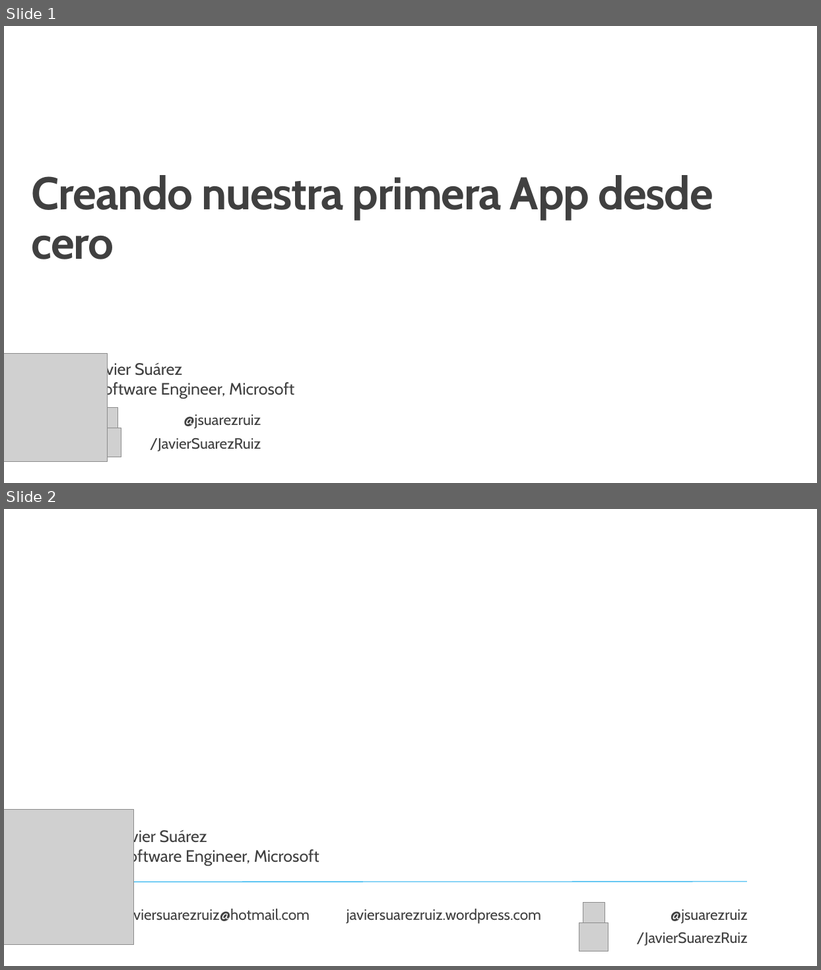
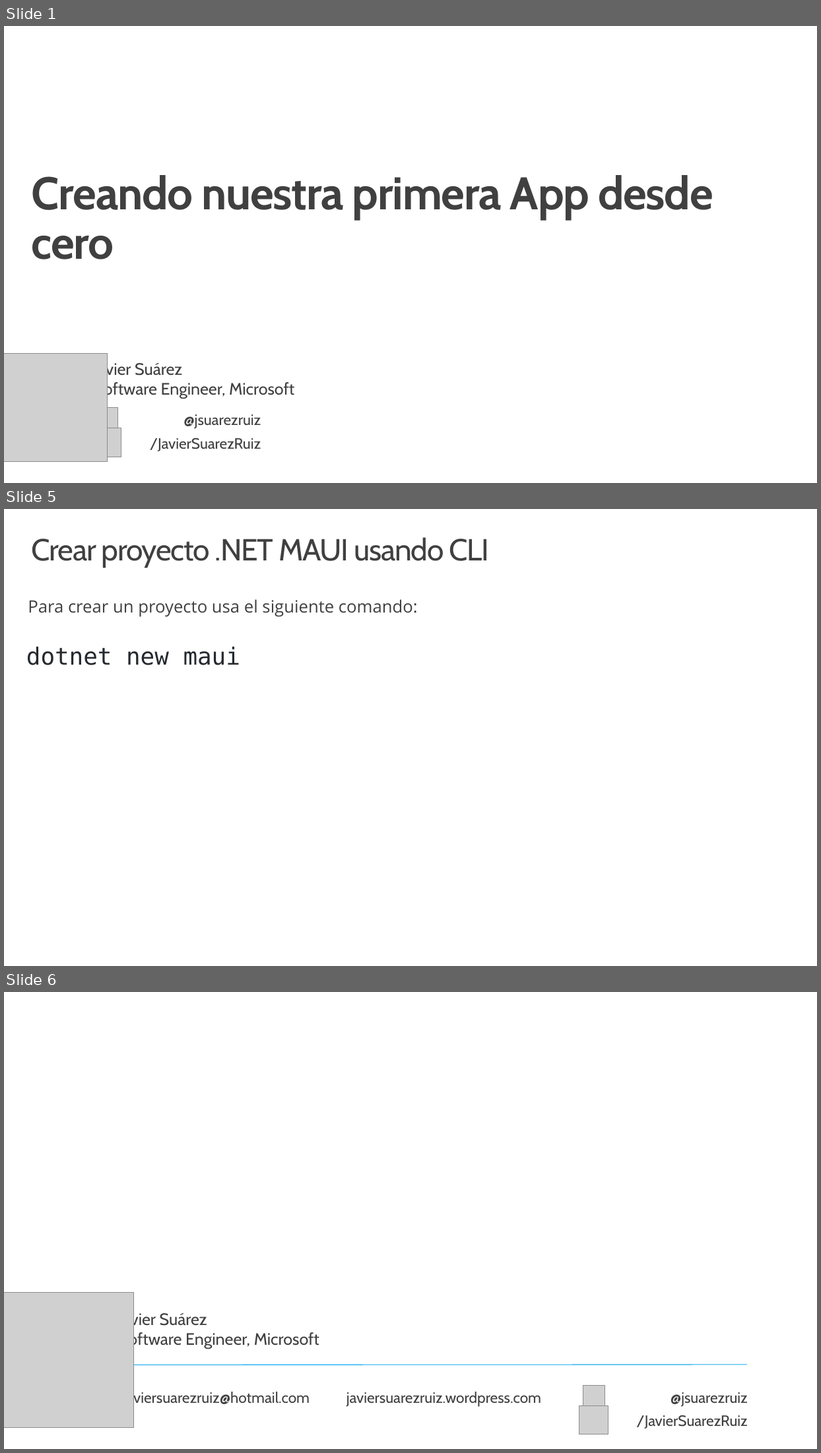
Before and after one commit to jsuarezruiz/taller-dotnet-maui, a slide deck: Bloque 2 - Instalación/Taller8 - Creando una App desde cero.pptx. Shown one above the other, each under a label of ours: slides 1 and 2 before the commit, slides 1, 5 and 6 after it; the slides between them are not shown. The pictures are 821x970 and 821x1453 pixels, drawn with LibreOffice and Linux fonts; fonts in the diff are those of the drawing; grey boxes stand for pictures; background and template pictures are left out. Boxes give left, top, right and bottom in pixels: in the first picture for what was removed or moved away, otherwise in the second. Text is boxed around its words. In the diff, an @@ line names an element or a change of style, - is before the commit and + after.

Commit message:
Updated slide

```diff
--- a/Bloque 2 - Instalación/Taller8 - Creando una App desde cero.pptx
+++ b/Bloque 2 - Instalación/Taller8 - Creando una App desde cero.pptx
@@ slide 5 added at [4, 509, 817, 966], background #FFFFFF @@
@@ title added at [32, 537, 489, 568], 36 pt, text #404040 @@
+Crear proyecto .NET MAUI usando CLI
@@ text added at [28, 599, 418, 617], 20 pt, text #404040 @@
+Para crear un proyecto usa el siguiente comando:
@@ text added at [26, 646, 240, 665], 28 pt, text #24292F @@
+dotnet new maui
@@ what was slide 2 is now slide 6 @@
```
Also in this commit, not shown: 3 other slides added.
